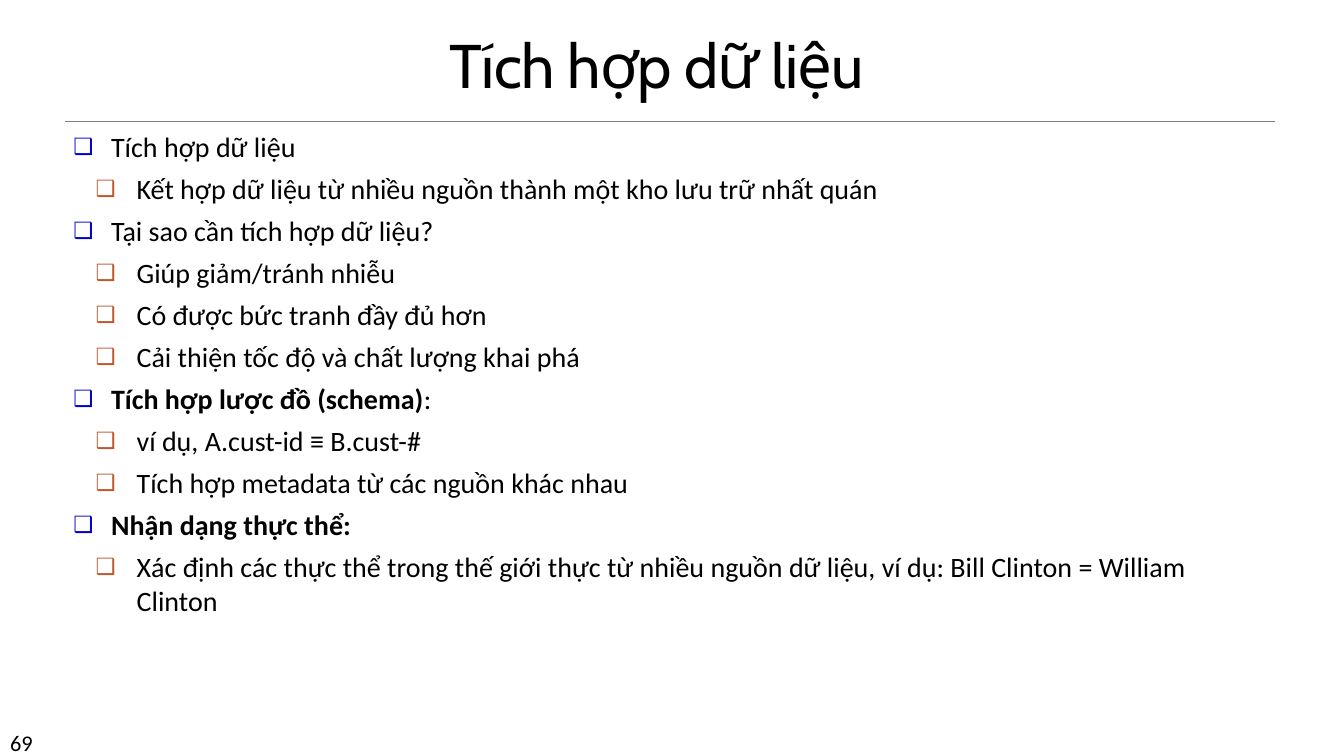
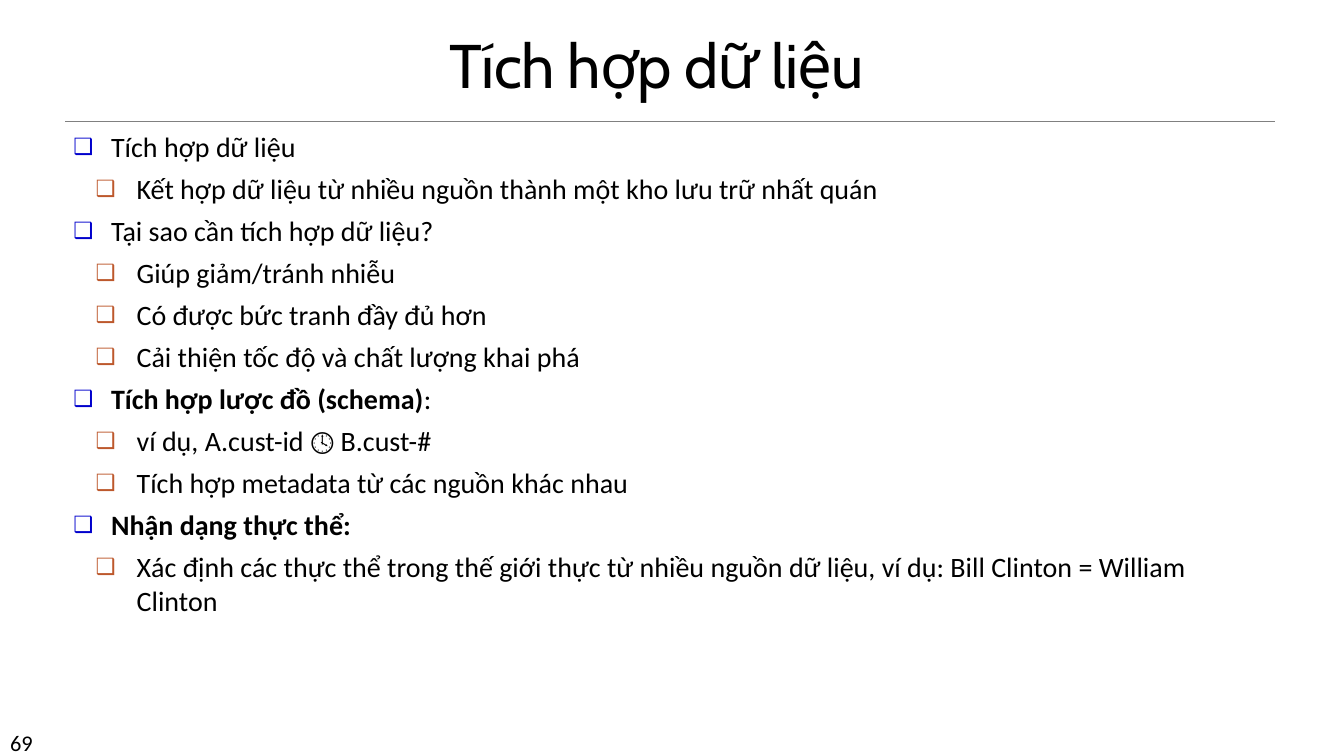
Before and after one commit to tuanpham21105/UTC_Nam4_Ki1, a slide deck: slide 69 of KPDL/Book_Slide_Datamining_Jiawei Han_4th/Chap2-Data-Viet.pptx. Drawn at 1344x756 pixels with LibreOffice and Linux fonts; fonts in the diff are those of the drawing. Boxes give left, top, right and bottom in pixels: in the first picture for what was removed or moved away, otherwise in the second. Text is boxed around its words. In the diff, an @@ line names an element or a change of style, - is before the commit and + after.

```diff
--- a/KPDL/Book_Slide_Datamining_Jiawei Han_4th/Chap2-Data-Viet.pptx
+++ b/KPDL/Book_Slide_Datamining_Jiawei Han_4th/Chap2-Data-Viet.pptx
@@ text at (137,431,432,456): text changed @@
-  ❑ ví dụ, A.cust-id ≡ B.cust-#
+  ❑ ví dụ, A.cust-id 🕓 B.cust-#
```
Also in this commit, not shown: 29 other slides changed, 16 other files.
